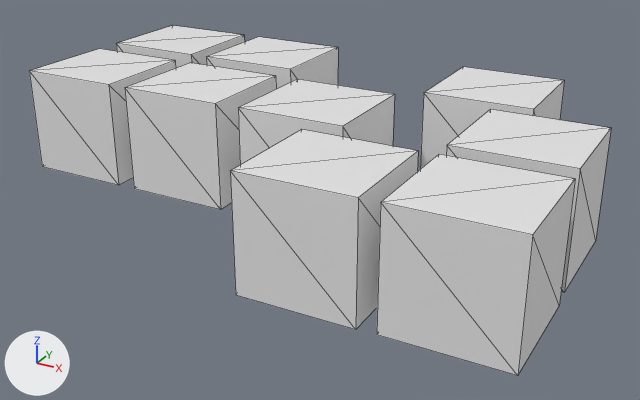
The glTF model 3D/groundfloor.glb as it was, and as the next commit left it.
Camera for both pictures: a 50 mm lens placed at (7.63, -13.0, 5.62), pointed at (0.52, -0.06, -0.85). Arrows for +X, +Y and +Z are at lower left; the lights stay in place. Mesh edges are drawn as thin lines. Where no turn or scale is listed for an object, it has been applied to the vertices. Vertices at the same position are counted once.

Objects in the first picture: '0_garage', '0_landing', '0_room1', '0_room2', '0_room3', '0_room4', '0_room5', '0_utilityroom', '0_wc'.
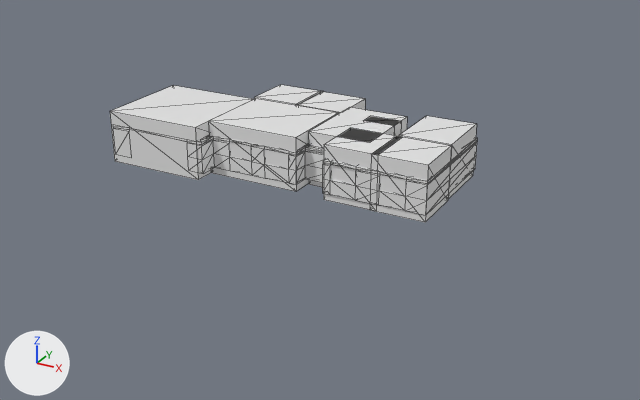
Where the newer file only moved an object's origin or applied its transform, the numbers keep the older frame.

Edits to the bpy script that builds the scene:
```text
Add mat_walls:
    mat_walls = principled_material('walls')
    mat_walls.base_color = (0.8, 0.8, 0.8)  # white #e7e7e7
Change me_cube:
    where me_cube.from_pydata(...)  # 8 vertices, 12 faces; spans x -1.0..1.0, y -1.0..1.0, z -1.0..1.0
    used by ob_0_landing; location = (0.45, 0.0, 0.0)
    me_cube part 1: the whole mesh is scaled about its middle by (0.592, 0.792, 0.5), then moved by (0.53, 0.56, 0.0)
Change me_cube_013:
    where me_cube_013.from_pydata(...)  # 8 vertices, 12 faces; spans x -1.0..1.0, y -1.0..1.0, z -1.0..1.0
    used by ob_0_room4; location = (-2.02, 0.0, 0.0)
    me_cube_013 part 2: the whole mesh is scaled about its middle by (0.911, 0.792, 0.5), then moved by (1.46, 0.17, 0.0)
Change me_cube_016:
    where me_cube_016.from_pydata(...)  # 8 vertices, 12 faces; spans x -1.0..1.0, y -1.0..1.0, z -1.0..1.0
    used by ob_0_garage; location = (-4.4, 0.0, 0.0)
    me_cube_016 part 3: the whole mesh is scaled about its middle by (0.976, 0.964, 0.5), then moved by (1.96, -0.05, 0.0)
Change me_cube_017:
    where me_cube_017.from_pydata(...)  # 8 vertices, 12 faces; spans x -1.0..1.0, y -1.0..1.0, z -1.0..1.0
    used by ob_0_wc; location = (2.87, 2.35, 0.0)
    me_cube_017 part 4: the whole mesh is scaled about its middle by (0.306, 0.151, 0.5), then moved by (-1.6, -1.43, 0.0)
Change me_cube_018:
    where me_cube_018.from_pydata(...)  # 8 vertices, 12 faces; spans x -1.0..1.0, y -1.0..1.0, z -1.0..1.0
    used by ob_0_room3; location = (4.23, -0.02, 0.0)
    me_cube_018 part 5: the whole mesh is scaled about its middle by (0.483, 0.615, 0.5), then moved by (-1.9, 0.97, 0.0)
Add me_groundfloor:
    me_groundfloor.from_pydata(...)  # 1099 vertices, 2297 faces; spans x -3.47..2.78, y -1.48..1.45, z -0.35..0.25
    me_groundfloor.materials.append(mat_walls)  # white #e7e7e7
Change ob_0_utilityroom:
    ob_0_utilityroom.location: (-2.02, 2.54, 0.0) -> (-0.1, 1.49, 0.0)
    ob_0_utilityroom.scale: (1.0, 1.0, 1.0) -> (0.5, 0.5, 0.5)
Change ob_0_room5:
    ob_0_room5.location: (-4.4, 2.54, 0.0) -> (-1.04, 1.51, 0.0)
    ob_0_room5.scale: (1.0, 1.0, 1.0) -> (0.5, 0.5, 0.5)
Change ob_0_room2:
    ob_0_room2.location: (4.26, -2.43, 0.0) -> (2.33, -0.22, 0.0)
    ob_0_room2.scale: (1.0, 1.0, 1.0) -> (0.5, 0.5, 0.5)
Change ob_0_room1:
    ob_0_room1.location: (1.95, -2.45, 0.0) -> (1.45, -0.2, 0.0)
    ob_0_room1.scale: (1.0, 1.0, 1.0) -> (0.5, 0.5, 0.5)
Add ob_walls_groundfloor:
    ob_walls_groundfloor = bpy.data.objects.new('walls_groundfloor', me_groundfloor)
    ob_walls_groundfloor.location = (0.06, 0.5, -0.02)
```

Boxes [x1, y1, x2, y2] around the edits, measured in the pictures (640 x 400 px):
'0_room2', moved, rescaled (59% narrower, 61% shorter)
    before: [377, 154, 575, 375]
    after: [370, 136, 451, 222]
'0_room1', moved, rescaled (59% narrower, 59% shorter)
    before: [231, 130, 418, 330]
    after: [324, 128, 400, 210]
'0_room4', mesh rescaled (13% narrower, 37% shorter)
    before: [125, 63, 276, 210]
    after: [208, 99, 339, 191]
'0_garage', mesh rescaled (30% shorter)
    before: [29, 49, 176, 185]
    after: [110, 85, 254, 180]
'0_room3', mesh rescaled (52% narrower, 55% shorter)
    before: [446, 109, 611, 293]
    after: [399, 116, 477, 199]
'0_landing', mesh rescaled
    before: [238, 79, 395, 165]
    after: [308, 107, 407, 187]
'walls_groundfloor', added
    after: [197, 135, 477, 215]
'0_wc', mesh rescaled
    before: [420, 67, 564, 169]
    after: [366, 116, 401, 136]
'0_utilityroom', moved, rescaled
    before: [206, 37, 338, 89]
    after: [295, 91, 365, 113]
'0_room5', moved, rescaled
    before: [116, 26, 245, 68]
    after: [254, 85, 324, 105]
